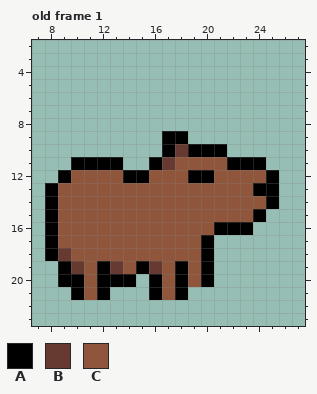
Pixel-art file -- sprites/Enemies/capybaraSmall.aseprite. Above, as it was before the edit.
32x32 pixels, 2 frames. Shown: old frame 1: x 7..27, y 2..23. The commit also changed other frames, which this record leaves out.
Palette (. is transparent): A #000000  B #663931  C #8f563b
Pixels before, old frame 1, first column x 8:
 9 .........AA.......
10 .........ABAAA....
11 ..AAAA..ABCCCCAAA.
12 .ACCCCAACCCAACCCCA
13 ACCCCCCCCCCCCCCCAA
14 ACCCCCCCCCCCCCCCCA
15 ACCCCCCCCCCCCCCCA.
16 ACCCCCCCCCCCCAAA..
17 ACCCCCCCCCCCA.....
18 ABCCCCCCCCCCA.....
19 .ABCABCABCACA.....
20 .AACAAA.ACACA.....
21 ..ACA...ACA.......
And afterwards:
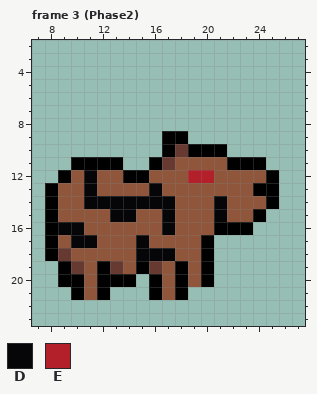
Colours new in this view: D #060608  E #b4202a
A new or re-ordered frame is compared with the old frame closest to it.
Edits made:
frames 2 -> 7
Frame 3 (Phase2) is new; against old frame 1:
The author changed colour C to colour D in row 12 at x 11; in row 13 at x 11 and 16; in row 14 at x 11 to 17 and 21; in row 15 at x 13 to 14, 17 and 21; in row 16 at x 9 to 10 and 17; in row 17 at x 10 to 11 and 15.
The author changed colour C to colour D in row 18 at x 15 to 17.
The author changed colour A to colour E in row 12 at x 19 to 20.
